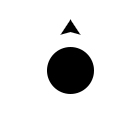
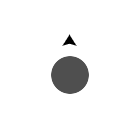
The second 140×140 image is a revision of the first. Changes to its layers:
painted on "Shape 1" over [60,19,81,49]
"Ellipse 1 copy": opacity 100% → 69%, painted on it over [47,47,94,94]
hid (unnamed layer) over [49,48,91,85]
